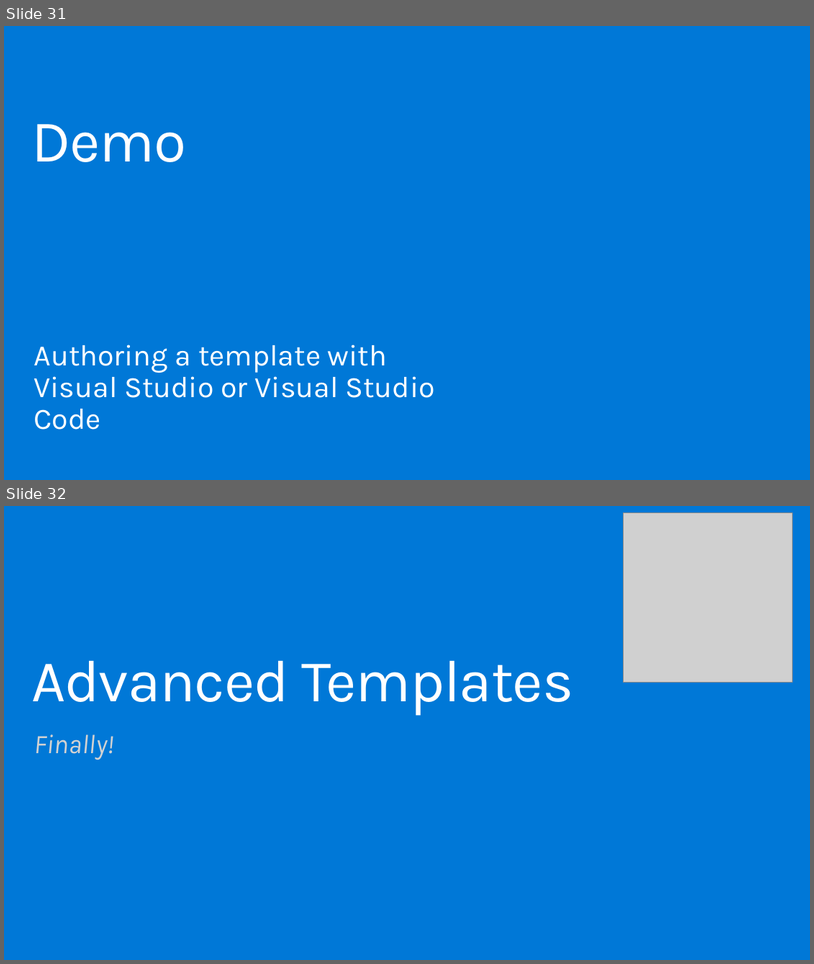
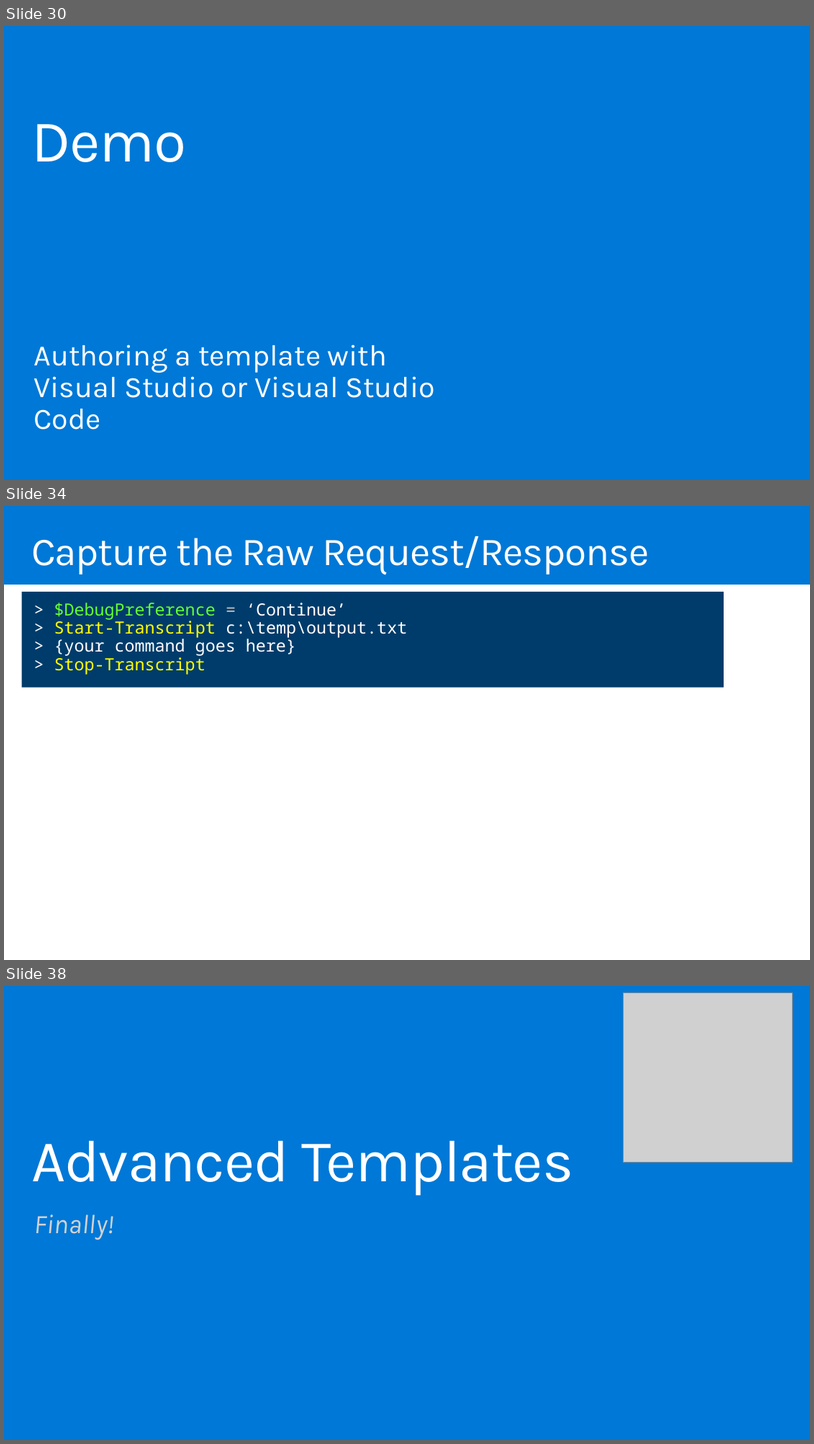
Before and after one commit to mcollier/StirTrek2016, a slide deck: Work on Your ARM Strength.pptx. Shown one above the other, each under a label of ours: slides 31 and 32 before the commit, slides 30, 34 and 38 after it; the slides between them are not shown. The pictures are 814x964 and 814x1444 pixels, drawn with LibreOffice and Linux fonts; fonts in the diff are those of the drawing; grey boxes stand for pictures; background and template pictures are left out. Boxes give left, top, right and bottom in pixels: in the first picture for what was removed or moved away, otherwise in the second. Text is boxed around its words. In the diff, an @@ line names an element or a change of style, - is before the commit and + after.

Commit message:
Minor graphic cleanup; Added more on debugging.

```diff
--- a/Work on Your ARM Strength.pptx
+++ b/Work on Your ARM Strength.pptx
@@ slide 34 added at (4, 506, 810, 960), background picture (left out) @@
@@ rectangle added at (4, 506, 810, 585), fill #0078D7 @@
@@ title added at (31, 536, 649, 575), 47 pt, text #FFFFFF @@
+Capture the Raw Request/Response
@@ rectangle added at (4, 584, 810, 960), fill #FFFFFF @@
@@ rectangle added at (21, 592, 724, 687), fill #003C6C, 20 pt, text #FFFFFF @@
+> $DebugPreference = ‘Continue’
+> Start-Transcript c:\temp\output.txt
+> {your command goes here}
+> Stop-Transcript
@@ what was slide 31 is now slide 30 @@
@@ what was slide 32 is now slide 38 @@
```
Also in this commit, not shown: 5 slides changed, 6 other slides added.
